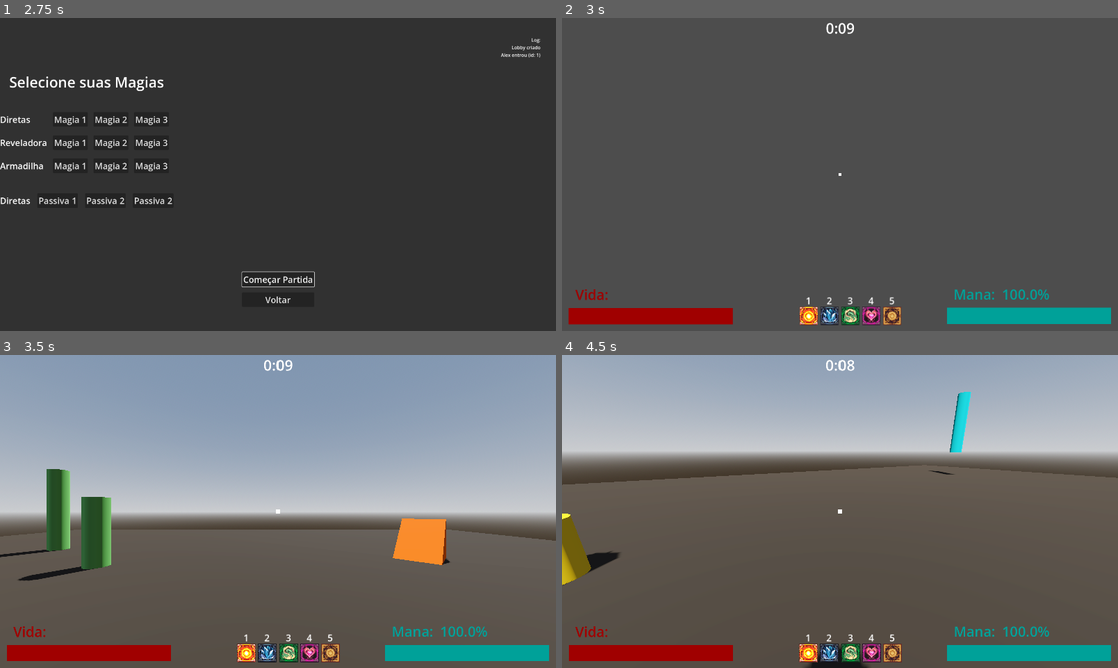
Above: before the commit, frames 1-4 (two rows, left to right).
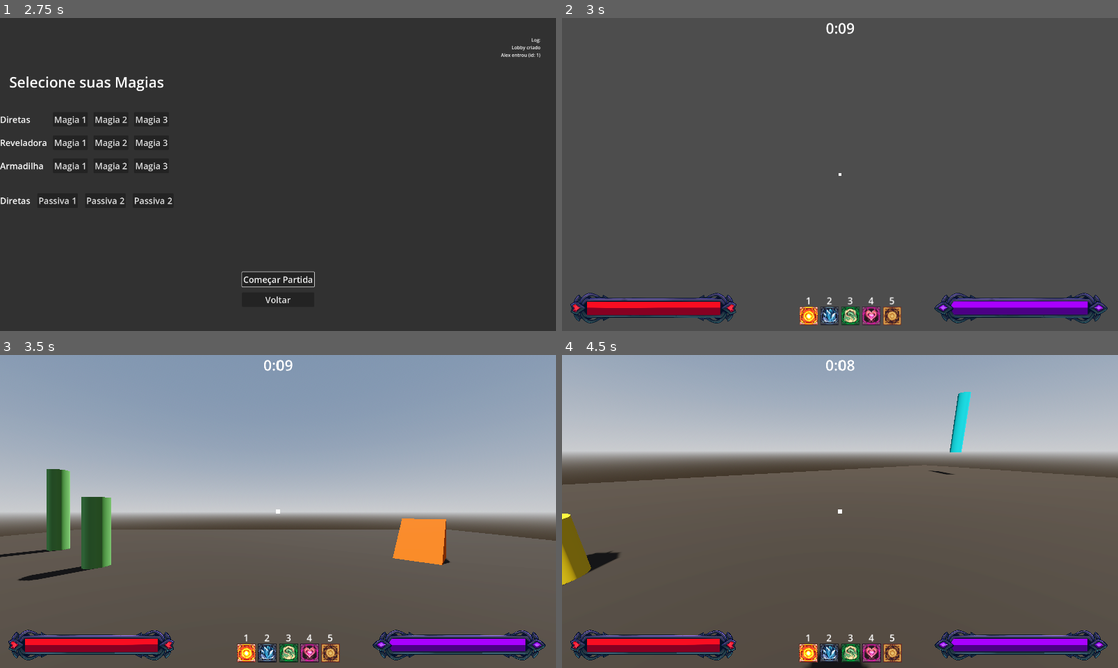
Above: after the commit, the same moments.

Repository: Isaaa43/Saudavel-e-Balanceado
Game: Godot game, scene res://cenas/main_game.tscn
Two runs of this game, one before a commit and one after it. Both use one fixed random seed, a clock stepped at 60 frames per second and the inputs below.
Inputs (mouse positions are in pixels of both pictures, inside the frame that each line leads up to):
- Up to frame 1 (2.75 s): click (278, 224) at 0.52 s; type "Alex" at 0.6 s; click "Jogar" at 1.25 s; click "Host" at 2 s
- Up to frame 2 (3 s): click "Começar Partida" at 2.75 s
- Up to frame 3 (3.5 s): no input
- Up to frame 4 (4.5 s): tap Enter at 3.5 s; move the mouse to (962, 495) at 3.52 s; hold D (direita) 3.53-4.28 s; click (962, 495) at 3.6 s; tap Space (pular) at 3.77 s; move the mouse to (812, 511) at 4.27 s; hold W (frente) from 4.28 s (still down); tap 1 at 4.35 s

Frame 1 is identical in both runs. In frame 2, 5.4% of the frame differs, in the area x 1-99%, y 86-98%; in frame 3, 5.2%; in frame 4, 5.3%.

Commit message:
feat(hud): barra de vida e mana adicionados
Adicionado as imagens das barras de vida e mana
Ajustado código da hud para refletir as mudanças

Diff:
--- a/luta-magos/cenas/game/UI/hud_jogador.tscn
+++ b/luta-magos/cenas/game/UI/hud_jogador.tscn
@@ -6,6 +6,12 @@
 [ext_resource type="Texture2D" uid="uid://biooeneitqj7a" path="res://assets/temp/feiticosIcones/wind spell23.png" id="4_tpt5k"]
 [ext_resource type="Texture2D" uid="uid://d3c4owqd0is8o" path="res://assets/temp/feiticosIcones/Heal Spell12.png" id="5_5ifs1"]
 [ext_resource type="Texture2D" uid="uid://ddfd0yq7hjjn0" path="res://assets/temp/feiticosIcones/2YellowAbility_10.png" id="6_x222b"]
+[ext_resource type="Texture2D" uid="uid://ccie6v4ygel0c" path="res://assets/UI/hud_jogador/vida/BASE_VIDA.png" id="7_18wio"]
+[ext_resource type="Texture2D" uid="uid://dnxpghv5mgca5" path="res://assets/UI/hud_jogador/vida/BARRA_VIDA.png" id="8_wsdra"]
+[ext_resource type="Texture2D" uid="uid://15t5lbcmifo5" path="res://assets/UI/hud_jogador/vida/TEXTURA_VIDA.png" id="9_mtgw6"]
+[ext_resource type="Texture2D" uid="uid://bh0be6wyusnda" path="res://assets/UI/hud_jogador/mana/BASE_MANA.png" id="10_c48wk"]
+[ext_resource type="Texture2D" uid="uid://7sj1rnw3v2sr" path="res://assets/UI/hud_jogador/mana/BARRA_MANA.png" id="11_jk3uq"]
+[ext_resource type="Texture2D" uid="uid://h58c0mtnjpxw" path="res://assets/UI/hud_jogador/mana/TEXTURA_MANA.png" id="12_gdimr"]
 
 [node name="HUDjogador" type="Control" unique_id=31207200]
 layout_mode = 3
@@ -153,37 +159,46 @@
 anchors_preset = 2
 anchor_top = 1.0
 anchor_bottom = 1.0
-offset_left = 23.0
-offset_top = -79.0
-offset_right = 590.0
-offset_bottom = -23.0
+offset_top = -202.0
+offset_right = 466.0
 grow_vertical = 0
 
-[node name="LabelVida" type="Label" parent="Vida" unique_id=1499339849]
-self_modulate = Color(0.627451, 0, 0, 1)
-layout_mode = 0
-offset_left = 23.0
-offset_top = -80.0
-offset_right = 124.0
-offset_bottom = -13.0
-theme_override_font_sizes/font_size = 48
-text = "Vida:"
-
-[node name="ColorRectVidaBaixo" type="ColorRect" parent="Vida" unique_id=180130073]
-layout_mode = 1
-anchors_preset = 15
-anchor_right = 1.0
-anchor_bottom = 1.0
-grow_horizontal = 2
-grow_vertical = 2
-color = Color(0, 0, 0, 0.22745098)
-
-[node name="ColorRectVida" type="ColorRect" parent="Vida" unique_id=1074161473]
-layout_mode = 1
-anchors_preset = 9
-anchor_bottom = 1.0
-grow_vertical = 2
-color = Color(0.627451, 0, 0, 1)
+[node name="TextureBase" type="TextureRect" parent="Vida" unique_id=690882061]
+layout_mode = 1
+anchors_preset = 4
+anchor_top = 0.5
+anchor_bottom = 0.5
+offset_top = -230.0
+offset_right = 650.8148
+offset_bottom = 230.0
+grow_vertical = 2
+texture = ExtResource("7_18wio")
+expand_mode = 1
+
+[node name="TextureProg" type="TextureRect" parent="Vida" unique_id=1044707268]
+layout_mode = 1
+anchors_preset = 4
+anchor_top = 0.5
+anchor_bottom = 0.5
+offset_top = -230.0
+offset_right = 651.0
+offset_bottom = 230.0
+grow_vertical = 2
+pivot_offset = Vector2(85.655, 250)
+texture = ExtResource("8_wsdra")
+expand_mode = 1
+
+[node name="TextureTop3" type="TextureRect" parent="Vida" unique_id=237041291]
+layout_mode = 1
+anchors_preset = 4
+anchor_top = 0.5
+anchor_bottom = 0.5
+offset_top = -230.0
+offset_right = 650.8148
+offset_bottom = 230.0
+grow_vertical = 2
+texture = ExtResource("9_mtgw6")
+expand_mode = 1
 
 [node name="Mana" type="Control" parent="." unique_id=2089352273]
 layout_mode = 1
@@ -192,48 +207,56 @@
 anchor_top = 1.0
 anchor_right = 1.0
 anchor_bottom = 1.0
-offset_left = -591.0
-offset_top = -80.0
-offset_right = -24.0
-offset_bottom = -24.0
+offset_left = -466.0
+offset_top = -202.0
 grow_horizontal = 0
 grow_vertical = 0
 
-[node name="LabelMana" type="Label" parent="Mana" unique_id=1797175320]
-self_modulate = Color(0, 0.63, 0.5985, 1)
-layout_mode = 0
-offset_left = 23.0
-offset_top = -80.0
-offset_right = 124.0
-offset_bottom = -13.0
-theme_override_font_sizes/font_size = 48
-text = "Mana:"
-
-[node name="LabelManaValor" type="Label" parent="Mana" unique_id=904015265]
-self_modulate = Color(0, 0.63, 0.5985, 1)
-layout_mode = 0
-offset_left = 190.0
-offset_top = -80.0
-offset_right = 334.0
-offset_bottom = -13.0
-theme_override_font_sizes/font_size = 48
-text = "100"
-
-[node name="ColorRectManaBaixo" type="ColorRect" parent="Mana" unique_id=1391977775]
-layout_mode = 1
-anchors_preset = 15
-anchor_right = 1.0
-anchor_bottom = 1.0
-grow_horizontal = 2
-grow_vertical = 2
-color = Color(0, 0, 0, 0.22745098)
-
-[node name="ColorRectMana" type="ColorRect" parent="Mana" unique_id=1809627594]
-layout_mode = 1
-anchors_preset = 9
-anchor_bottom = 1.0
-grow_vertical = 2
-color = Color(0, 0.6313726, 0.6, 1)
+[node name="TextureBase" type="TextureRect" parent="Mana" unique_id=288052114]
+layout_mode = 1
+anchors_preset = 6
+anchor_left = 1.0
+anchor_top = 0.5
+anchor_right = 1.0
+anchor_bottom = 0.5
+offset_left = -650.8148
+offset_top = -230.0
+offset_bottom = 230.0
+grow_horizontal = 0
+grow_vertical = 2
+texture = ExtResource("10_c48wk")
+expand_mode = 1
+
+[node name="TextureProg" type="TextureRect" parent="Mana" unique_id=628228282]
+layout_mode = 1
+anchors_preset = 6
+anchor_left = 1.0
+anchor_top = 0.5
+anchor_right = 1.0
+anchor_bottom = 0.5
+offset_left = -651.0
+offset_top = -230.0
+offset_bottom = 230.0
+grow_horizontal = 0
+grow_vertical = 2
+pivot_offset = Vector2(546.785, 250)
+texture = ExtResource("11_jk3uq")
+expand_mode = 1
+
+[node name="TextureTop3" type="TextureRect" parent="Mana" unique_id=1129916370]
+layout_mode = 1
+anchors_preset = 6
+anchor_left = 1.0
+anchor_top = 0.5
+anchor_right = 1.0
+anchor_bottom = 0.5
+offset_left = -650.8148
+offset_top = -230.0
+offset_bottom = 230.0
+grow_horizontal = 0
+grow_vertical = 2
+texture = ExtResource("12_gdimr")
+expand_mode = 1
 
 [node name="Relogio" type="Control" parent="." unique_id=1493878235]
 layout_mode = 1
@@ -256,3 +279,21 @@
 grow_horizontal = 2
 theme_override_font_sizes/font_size = 50
 text = "20:30"
+
+[node name="TexturaVida2" type="Sprite2D" parent="." unique_id=1722517202]
+visible = false
+position = Vector2(362, 964.00006)
+scale = Vector2(0.14502569, 0.14502567)
+texture = ExtResource("7_18wio")
+
+[node name="TexturaVida3" type="Sprite2D" parent="." unique_id=1284782238]
+visible = false
+position = Vector2(298.1319, 964.00006)
+scale = Vector2(0.11927761, 0.14502567)
+texture = ExtResource("8_wsdra")
+
+[node name="TexturaVida" type="Sprite2D" parent="." unique_id=1573788311]
+visible = false
+position = Vector2(362, 964.00006)
+scale = Vector2(0.14502569, 0.14502567)
+texture = ExtResource("9_mtgw6")
--- a/luta-magos/project.godot
+++ b/luta-magos/project.godot
@@ -34,6 +34,7 @@
 folder_colors={
 "res://_debug/": "gray",
 "res://assets/": "red",
+"res://assets/UI/": "green",
 "res://assets/temp/": "gray",
 "res://cenas/": "yellow",
 "res://cenas/game/": "orange",
--- a/luta-magos/scripts/game/UI/hud_jogador.gd
+++ b/luta-magos/scripts/game/UI/hud_jogador.gd
@@ -3,14 +3,10 @@
 
 @onready var icons: Array[Node] = $HBoxIcones.get_children()
 
-@onready var color_rect_vida_baixo: ColorRect = $Vida/ColorRectVidaBaixo
-@onready var color_rect_vida: ColorRect = $Vida/ColorRectVida
+@onready var label_relogio: Label = $Relogio/LabelRelogio
 
-@onready var color_rect_mana_baixo: ColorRect = $Mana/ColorRectManaBaixo
-@onready var color_rect_mana: ColorRect = $Mana/ColorRectMana
-@onready var label_mana_valor: Label = $Mana/LabelManaValor
-
-@onready var label_relogio: Label = $Relogio/LabelRelogio
+@onready var texture_vida_prog: TextureRect = $Vida/TextureProg
+@onready var texture_mana_prog: TextureRect = $Mana/TextureProg
 
 func _ready() -> void:
 	selecionar_magia(0)
@@ -26,13 +22,12 @@
 	icons[id].modulate = Color(2.454, 2.454, 2.454)
 
 func mostrar_vida(porcent_vida: float) -> void:
-	color_rect_vida.size.x = color_rect_vida_baixo.size.x * porcent_vida
+	texture_vida_prog.scale.x = porcent_vida
 
 func mostrar_mana(porcent_mana: float) -> void:
-	color_rect_mana.size.x = color_rect_mana_baixo.size.x * porcent_mana
-	label_mana_valor.text = String.num(porcent_mana * 100, 2) + "%"
+	texture_mana_prog.scale.x = porcent_mana
 
 func atualizar_tempo_restante_seg(_tempo_restante_seg: float) -> void:
-	var seg: int = int(_tempo_restante_seg) % 60
-	var min: int = int((_tempo_restante_seg - seg) / 60)
-	label_relogio.text = "%d:%02d" % [min, seg]
+	var tempo_seg: int = int(_tempo_restante_seg) % 60
+	var tempo_min: int = int((_tempo_restante_seg - tempo_seg) / 60)
+	label_relogio.text = "%d:%02d" % [tempo_min, tempo_seg]
Binary file added: luta-magos/assets/UI/hud_jogador/mana/BARRA_MANA.png
Not shown, added: luta-magos/assets/UI/hud_jogador/mana/BARRA_MANA.png.import
Binary file added: luta-magos/assets/UI/hud_jogador/mana/BASE_MANA.png
Not shown, added: luta-magos/assets/UI/hud_jogador/mana/BASE_MANA.png.import
Binary file added: luta-magos/assets/UI/hud_jogador/mana/TEXTURA_MANA.png
Not shown, added: luta-magos/assets/UI/hud_jogador/mana/TEXTURA_MANA.png.import
Binary file added: luta-magos/assets/UI/hud_jogador/vida/BARRA_VIDA.png
Not shown, added: luta-magos/assets/UI/hud_jogador/vida/BARRA_VIDA.png.import
Binary file added: luta-magos/assets/UI/hud_jogador/vida/BASE_VIDA.png
Not shown, added: luta-magos/assets/UI/hud_jogador/vida/BASE_VIDA.png.import
Binary file added: luta-magos/assets/UI/hud_jogador/vida/TEXTURA_VIDA.png
Not shown, added: luta-magos/assets/UI/hud_jogador/vida/TEXTURA_VIDA.png.import
